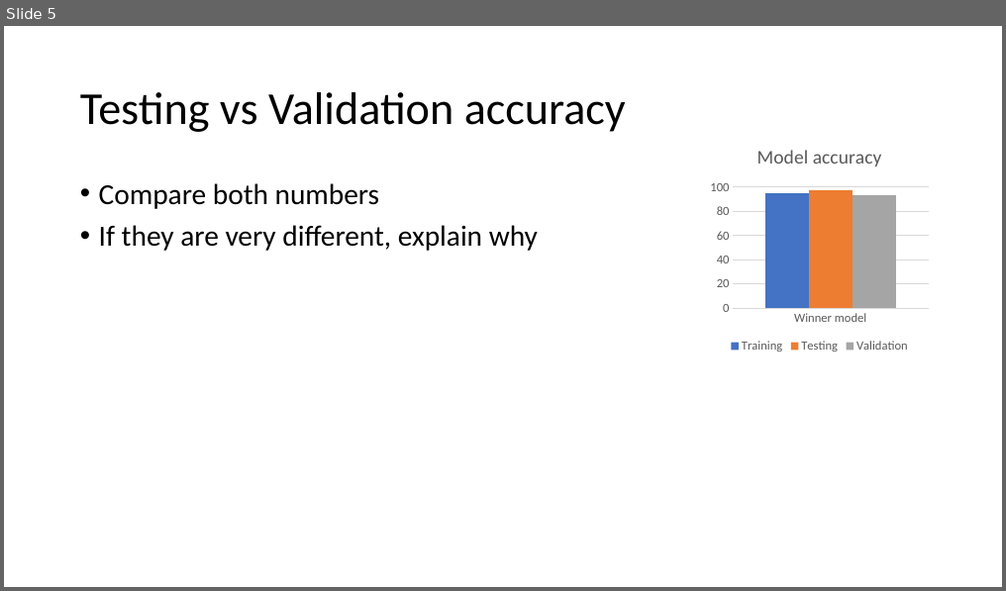
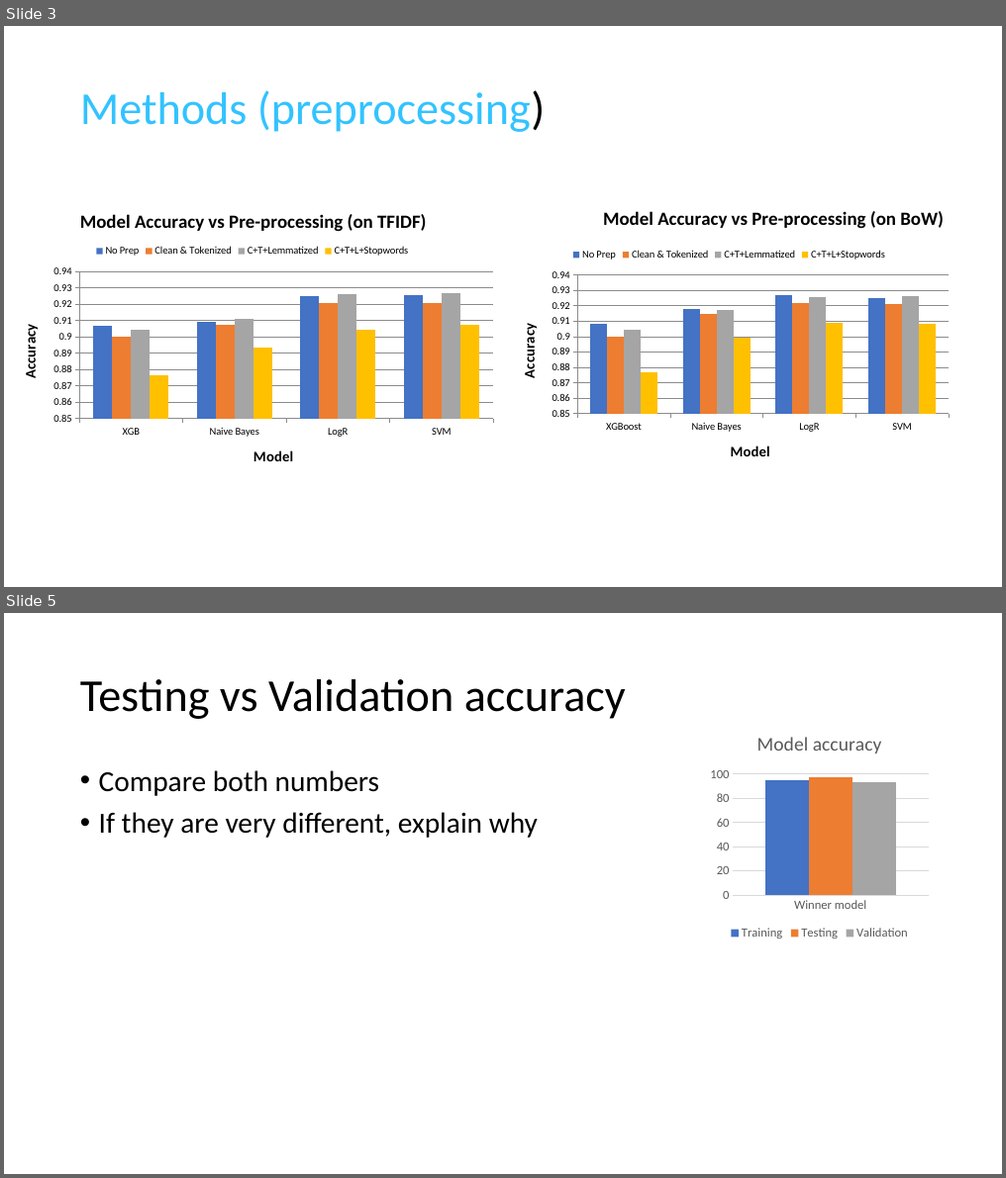
Before and after one commit to Grimngor/Project-NLP-G5, a slide deck: NLP Project - G5.pptx. Shown one above the other, each under a label of ours: slide 5 before the commit, slides 3 and 5 after it; the slides between them are not shown. The pictures are 1006x591 and 1006x1178 pixels, drawn with LibreOffice and Linux fonts; fonts in the diff are those of the drawing. Boxes give left, top, right and bottom in pixels: in the first picture for what was removed or moved away, otherwise in the second. Text is boxed around its words. In the diff, an @@ line names an element or a change of style, - is before the commit and + after.

```diff
--- a/NLP Project - G5.pptx
+++ b/NLP Project - G5.pptx
@@ slide 3 added at <box>4,26,1002,587</box>, background #FFFFFF @@
@@ title added at <box>80,90,546,132</box>, 44 pt, text #32C3FF @@
+Methods (preprocessing)
@@ column chart added at <box>4,197,503,482</box> @@
+title "Model Accuracy vs Pre-processing (on TFIDF)"
+categories: XGB, Naive Bayes, LogR, SVM
+No Prep: 0.91, 0.91, 0.92, 0.93
+Clean & Tokenized: 0.9, 0.91, 0.92, 0.92
+C+T+Lemmatized: 0.9, 0.91, 0.93, 0.93
+C+T+L+Stopwords : 0.88, 0.89, 0.9, 0.91
@@ column chart added at <box>503,197,957,478</box> @@
+title "Model Accuracy vs Pre-processing (on BoW)"
+categories: XGBoost, Naive Bayes, LogR, SVM
+No Prep: 0.91, 0.92, 0.93, 0.93
+Clean & Tokenized: 0.9, 0.91, 0.92, 0.92
+C+T+Lemmatized: 0.9, 0.92, 0.93, 0.93
+C+T+L+Stopwords : 0.88, 0.9, 0.91, 0.91
```
Also in this commit, not shown: 3 slides changed, 1 slide removed.
